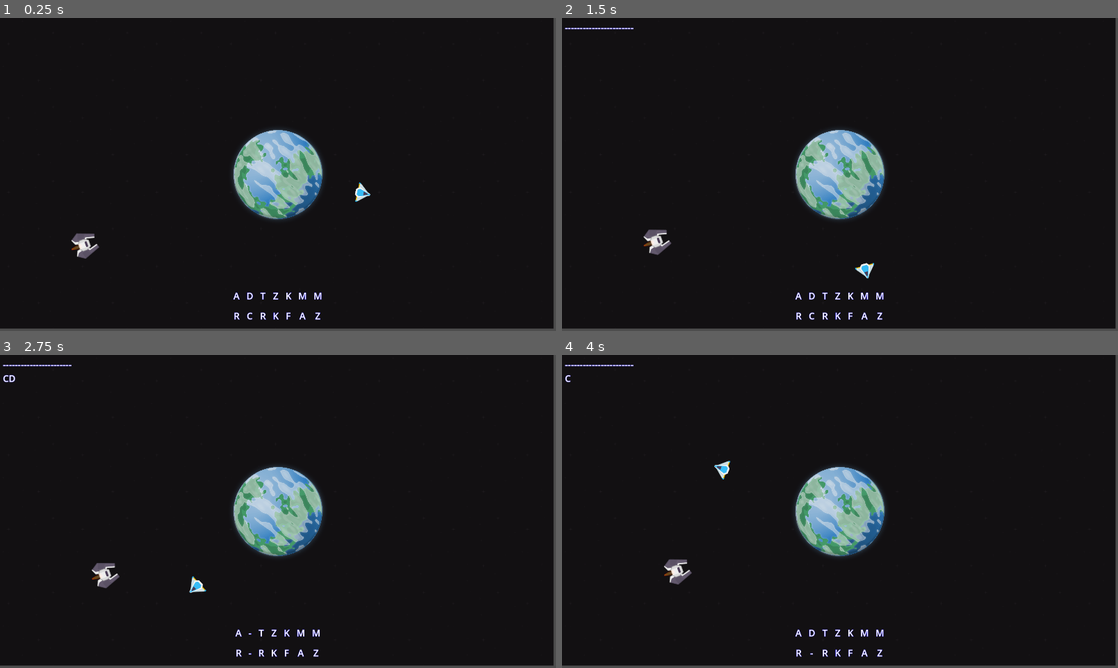
Above: before the commit, frames 1-4 (two rows, left to right).
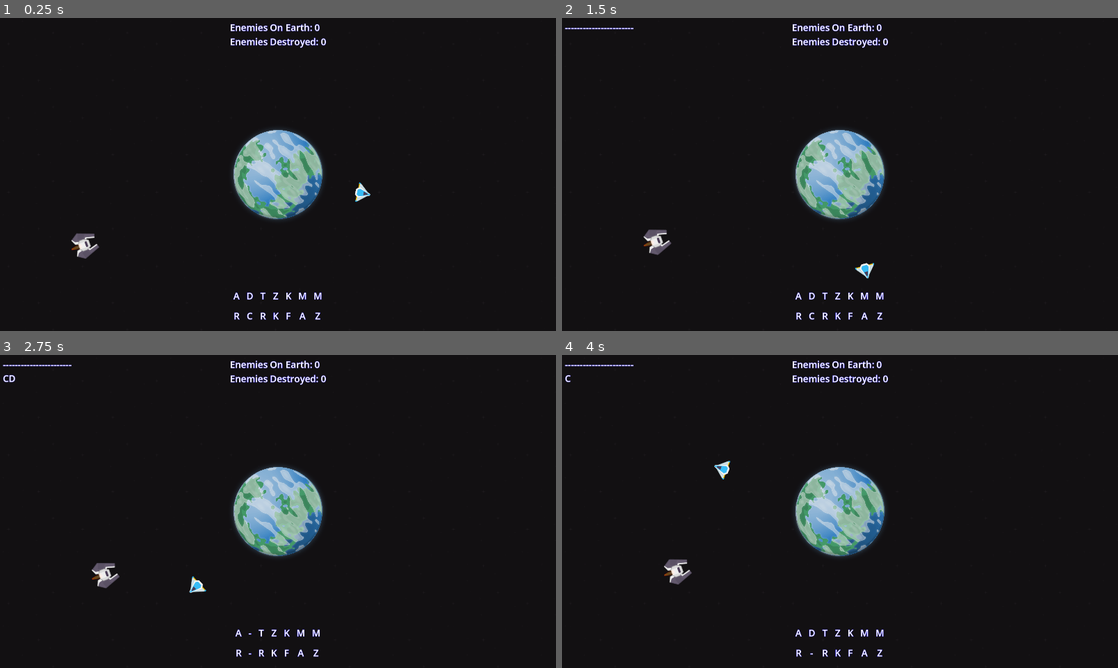
Above: after the commit, the same moments.

Repository: sameermore412/LoopWorld
Game: Godot game, scene res://scenes/levels/main_level.tscn
Same seed, same stepped clock (60 frames per second), same inputs: the game is played once before the commit and once after it.
Inputs:
- Up to frame 1 (0.25 s): no input
- Up to frame 2 (1.5 s): tap Enter (AddWord) at 0.5 s; hold Up (forward) 0.53-1.28 s; tap A (A) at 0.6 s; tap B (B) at 0.8, 1.35 s; hold Backspace (Backspace) from 1.28 s (still down)
- Up to frame 3 (2.75 s): tap C (C) at 1.55, 2.1 s; release Backspace (Backspace) at 2.03 s; hold Up (forward) from 2.03 s (still down); tap D (D) at 2.3 s
- Up to frame 4 (4 s): tap D (D) at 2.85 s; tap E (E) at 3.05, 3.6 s; release Up (forward) at 3.53 s; hold Backspace (Backspace) from 3.53 s (still down); tap G (G) at 3.8 s

The runs differ from the first frame. In frame 1, 1.8% of the frame differs, in the area x 0-100%, y 0-100%; in frame 2, 1.8%; in frame 3, 1.8%; in frame 4, 1.8%.

Commit message:
Fixing size. Adding enemies destroyed label

Diff:
--- a/scenes/enemy.gd
+++ b/scenes/enemy.gd
@@ -24,6 +24,7 @@
 
 func _on_area_entered(area: Area2D):
 	if area is Bullet:
+		GameManager1.increment_enemy_destroyed()
 		particles.emitting = true
 		sprite.visible = false
 		death_timer.start(1)
--- a/scenes/enemy.tscn
+++ b/scenes/enemy.tscn
@@ -14,30 +14,30 @@
 [sub_resource type="CircleShape2D" id="CircleShape2D_4ra3w"]
 radius = 40.7922
 
-[node name="Enemy" type="Area2D"]
+[node name="Enemy" type="Area2D" unique_id=590423036]
 script = ExtResource("1_md0e3")
 
-[node name="Sprites" type="Node2D" parent="."]
+[node name="Sprites" type="Node2D" parent="." unique_id=2129488808]
 
-[node name="Sprite2D" type="Sprite2D" parent="Sprites"]
+[node name="Sprite2D" type="Sprite2D" parent="Sprites" unique_id=1378583278]
 rotation = -1.5708
 texture = ExtResource("2_md0e3")
 
-[node name="Sprite2D2" type="Sprite2D" parent="Sprites"]
+[node name="Sprite2D2" type="Sprite2D" parent="Sprites" unique_id=343467459]
 material = SubResource("ShaderMaterial_c4w8v")
 position = Vector2(-32, 0)
 rotation = 1.5708
 scale = Vector2(1.21205, 1.23257)
 texture = ExtResource("3_4ra3w")
 
-[node name="CollisionShape2D" type="CollisionShape2D" parent="."]
+[node name="CollisionShape2D" type="CollisionShape2D" parent="." unique_id=2140919755]
 shape = SubResource("CircleShape2D_4ra3w")
 
-[node name="CPUParticles2D" parent="." instance=ExtResource("5_c4w8v")]
+[node name="CPUParticles2D" parent="." unique_id=396560923 instance=ExtResource("5_c4w8v")]
 randomness = 1.0
 emission_shape = 1
 emission_sphere_radius = 0.01
 scale_amount_curve = null
 
-[node name="Timer" type="Timer" parent="."]
+[node name="Timer" type="Timer" parent="." unique_id=78997174]
 one_shot = true
--- a/scenes/levels/main_level.tscn
+++ b/scenes/levels/main_level.tscn
@@ -18,58 +18,59 @@
 content_margin_right = 10.0
 content_margin_bottom = 10.0
 
-[node name="MainLevel" type="Node2D" node_paths=PackedStringArray("central_planet")]
+[node name="MainLevel" type="Node2D" unique_id=447490083 node_paths=PackedStringArray("central_planet")]
 script = ExtResource("1_hn3as")
 central_planet = NodePath("PlanetNode")
 
-[node name="EnemySpawner" type="Node2D" parent="."]
+[node name="EnemySpawner" type="Node2D" parent="." unique_id=824627587]
 script = ExtResource("2_h35hl")
 
-[node name="Polygon2D" type="Polygon2D" parent="EnemySpawner"]
+[node name="Polygon2D" type="Polygon2D" parent="EnemySpawner" unique_id=590444981]
 color = Color(1, 1, 1, 0)
 polygon = PackedVector2Array(-132.292, -74.7036, -132.292, -74.7036, 44.9321, -93.3587, 222.156, -102.686, 455.346, -10 …(590 unchanged characters)…
 
-[node name="Timer" type="Timer" parent="EnemySpawner"]
+[node name="Timer" type="Timer" parent="EnemySpawner" unique_id=942857059]
 wait_time = 3.0
 
-[node name="TextureRect" type="TextureRect" parent="."]
-offset_right = 1912.0
-offset_bottom = 1072.0
+[node name="TextureRect" type="TextureRect" parent="." unique_id=1757494856]
+offset_right = 1929.0
+offset_bottom = 1080.0
 texture = ExtResource("2_tkkka")
+expand_mode = 2
 stretch_mode = 1
 metadata/_edit_use_anchors_ = true
 
-[node name="PlanetNode" parent="." node_paths=PackedStringArray("player_node") instance=ExtResource("4_tkkka")]
+[node name="PlanetNode" parent="." unique_id=833700698 node_paths=PackedStringArray("player_node") instance=ExtResource("4_tkkka")]
 position = Vector2(-408, 512)
 player_node = NodePath("../PlayerNode")
 player_speed = 50
 
-[node name="Node2D" type="Node2D" parent="."]
+[node name="Node2D" type="Node2D" parent="." unique_id=95685201]
 position = Vector2(728, 504)
 
-[node name="PlayerNode" parent="." instance=ExtResource("5_geiq8")]
+[node name="PlayerNode" parent="." unique_id=1281926766 instance=ExtResource("5_geiq8")]
 z_index = 2
 position = Vector2(728, 504)
 
-[node name="Enemy" parent="." instance=ExtResource("8_kwk8y")]
+[node name="Enemy" parent="." unique_id=1149695650 instance=ExtResource("8_kwk8y")]
 position = Vector2(288, 784)
 
-[node name="CanvasLayer" type="CanvasLayer" parent="."]
-
-[node name="MarginContainer2" type="MarginContainer" parent="CanvasLayer"]
+[node name="CanvasLayer" type="CanvasLayer" parent="." unique_id=2109031592]
+
+[node name="MarginContainer2" type="MarginContainer" parent="CanvasLayer" unique_id=1991375765]
 offset_right = 256.0
 offset_bottom = 69.0
 size_flags_horizontal = 0
 theme_override_constants/margin_left = 10
 theme_override_constants/margin_top = 10
 
-[node name="WordListDisplay" type="Label" parent="CanvasLayer/MarginContainer2"]
+[node name="WordListDisplay" type="Label" parent="CanvasLayer/MarginContainer2" unique_id=1037240169]
 layout_mode = 2
 size_flags_horizontal = 3
 label_settings = ExtResource("10_c7w6w")
 script = ExtResource("7_kwk8y")
 
-[node name="MarginContainer" type="MarginContainer" parent="CanvasLayer"]
+[node name="MarginContainer" type="MarginContainer" parent="CanvasLayer" unique_id=1485366268]
 anchors_preset = 15
 anchor_right = 1.0
 anchor_bottom = 1.0
@@ -77,7 +78,7 @@
 grow_vertical = 2
 theme_override_constants/margin_bottom = 20
 
-[node name="LetterGrid" type="GridContainer" parent="CanvasLayer/MarginContainer"]
+[node name="LetterGrid" type="GridContainer" parent="CanvasLayer/MarginContainer" unique_id=1235089806]
 layout_mode = 2
 size_flags_horizontal = 6
 size_flags_vertical = 8
@@ -85,7 +86,7 @@
 columns = 7
 script = ExtResource("7_h35hl")
 
-[node name="Letter1" type="Label" parent="CanvasLayer/MarginContainer/LetterGrid"]
+[node name="Letter1" type="Label" parent="CanvasLayer/MarginContainer/LetterGrid" unique_id=2028600904]
 layout_mode = 2
 theme = ExtResource("8_c7w6w")
 text = "A"
@@ -94,7 +95,7 @@
 vertical_alignment = 1
 uppercase = true
 
-[node name="Letter2" type="Label" parent="CanvasLayer/MarginContainer/LetterGrid"]
+[node name="Letter2" type="Label" parent="CanvasLayer/MarginContainer/LetterGrid" unique_id=1329208560]
 layout_mode = 2
 theme_override_styles/normal = SubResource("StyleBoxEmpty_kwk8y")
 text = "B"
@@ -103,7 +104,7 @@
 vertical_alignment = 1
 uppercase = true
 
-[node name="Letter3" type="Label" parent="CanvasLayer/MarginContainer/LetterGrid"]
+[node name="Letter3" type="Label" parent="CanvasLayer/MarginContainer/LetterGrid" unique_id=194712667]
 layout_mode = 2
 theme_override_styles/normal = SubResource("StyleBoxEmpty_kwk8y")
 text = "C"
@@ -112,7 +113,7 @@
 vertical_alignment = 1
 uppercase = true
 
-[node name="Letter4" type="Label" parent="CanvasLayer/MarginContainer/LetterGrid"]
+[node name="Letter4" type="Label" parent="CanvasLayer/MarginContainer/LetterGrid" unique_id=1593776701]
 layout_mode = 2
 theme_override_styles/normal = SubResource("StyleBoxEmpty_kwk8y")
 text = "D"
@@ -121,7 +122,7 @@
 vertical_alignment = 1
 uppercase = true
 
-[node name="Letter5" type="Label" parent="CanvasLayer/MarginContainer/LetterGrid"]
+[node name="Letter5" type="Label" parent="CanvasLayer/MarginContainer/LetterGrid" unique_id=440385509]
 layout_mode = 2
 theme_override_styles/normal = SubResource("StyleBoxEmpty_kwk8y")
 text = "E"
@@ -130,7 +131,7 @@
 vertical_alignment = 1
 uppercase = true
 
-[node name="Lettter6" type="Label" parent="CanvasLayer/MarginContainer/LetterGrid"]
+[node name="Lettter6" type="Label" parent="CanvasLayer/MarginContainer/LetterGrid" unique_id=1642061703]
 layout_mode = 2
 theme_override_styles/normal = SubResource("StyleBoxEmpty_kwk8y")
 text = "F"
@@ -139,7 +140,7 @@
 vertical_alignment = 1
 uppercase = true
 
-[node name="Letter7" type="Label" parent="CanvasLayer/MarginContainer/LetterGrid"]
+[node name="Letter7" type="Label" parent="CanvasLayer/MarginContainer/LetterGrid" unique_id=1767621328]
 layout_mode = 2
 theme_override_styles/normal = SubResource("StyleBoxEmpty_kwk8y")
 text = "G"
@@ -148,7 +149,7 @@
 vertical_alignment = 1
 uppercase = true
 
-[node name="Letter8" type="Label" parent="CanvasLayer/MarginContainer/LetterGrid"]
+[node name="Letter8" type="Label" parent="CanvasLayer/MarginContainer/LetterGrid" unique_id=1370222152]
 layout_mode = 2
 theme_override_styles/normal = SubResource("StyleBoxEmpty_kwk8y")
 text = "H"
@@ -157,7 +158,7 @@
 vertical_alignment = 1
 uppercase = true
 
-[node name="Letter9" type="Label" parent="CanvasLayer/MarginContainer/LetterGrid"]
+[node name="Letter9" type="Label" parent="CanvasLayer/MarginContainer/LetterGrid" unique_id=47972535]
 layout_mode = 2
 theme_override_styles/normal = SubResource("StyleBoxEmpty_kwk8y")
 text = "I"
@@ -166,52 +167,52 @@
 vertical_alignment = 1
 uppercase = true
 
-[node name="Letter10" type="Label" parent="CanvasLayer/MarginContainer/LetterGrid"]
-layout_mode = 2
-theme_override_styles/normal = SubResource("StyleBoxEmpty_kwk8y")
-text = "J"
-label_settings = ExtResource("10_c7w6w")
-horizontal_alignment = 1
-vertical_alignment = 1
-uppercase = true
-
-[node name="Letter11" type="Label" parent="CanvasLayer/MarginContainer/LetterGrid"]
-layout_mode = 2
-theme_override_styles/normal = SubResource("StyleBoxEmpty_kwk8y")
-text = "J"
-label_settings = ExtResource("10_c7w6w")
-horizontal_alignment = 1
-vertical_alignment = 1
-uppercase = true
-
-[node name="Letter12" type="Label" parent="CanvasLayer/MarginContainer/LetterGrid"]
-layout_mode = 2
-theme_override_styles/normal = SubResource("StyleBoxEmpty_kwk8y")
-text = "J"
-label_settings = ExtResource("10_c7w6w")
-horizontal_alignment = 1
-vertical_alignment = 1
-uppercase = true
-
-[node name="Letter13" type="Label" parent="CanvasLayer/MarginContainer/LetterGrid"]
-layout_mode = 2
-theme_override_styles/normal = SubResource("StyleBoxEmpty_kwk8y")
-text = "J"
-label_settings = ExtResource("10_c7w6w")
-horizontal_alignment = 1
-vertical_alignment = 1
-uppercase = true
-
-[node name="Letter14" type="Label" parent="CanvasLayer/MarginContainer/LetterGrid"]
-layout_mode = 2
-theme_override_styles/normal = SubResource("StyleBoxEmpty_kwk8y")
-text = "J"
-label_settings = ExtResource("10_c7w6w")
-horizontal_alignment = 1
-vertical_alignment = 1
-uppercase = true
-
-[node name="MarginContainer3" type="MarginContainer" parent="CanvasLayer"]
+[node name="Letter10" type="Label" parent="CanvasLayer/MarginContainer/LetterGrid" unique_id=1587699606]
+layout_mode = 2
+theme_override_styles/normal = SubResource("StyleBoxEmpty_kwk8y")
+text = "J"
+label_settings = ExtResource("10_c7w6w")
+horizontal_alignment = 1
+vertical_alignment = 1
+uppercase = true
+
+[node name="Letter11" type="Label" parent="CanvasLayer/MarginContainer/LetterGrid" unique_id=368642529]
+layout_mode = 2
+theme_override_styles/normal = SubResource("StyleBoxEmpty_kwk8y")
+text = "J"
+label_settings = ExtResource("10_c7w6w")
+horizontal_alignment = 1
+vertical_alignment = 1
+uppercase = true
+
+[node name="Letter12" type="Label" parent="CanvasLayer/MarginContainer/LetterGrid" unique_id=707009022]
+layout_mode = 2
+theme_override_styles/normal = SubResource("StyleBoxEmpty_kwk8y")
+text = "J"
+label_settings = ExtResource("10_c7w6w")
+horizontal_alignment = 1
+vertical_alignment = 1
+uppercase = true
+
+[node name="Letter13" type="Label" parent="CanvasLayer/MarginContainer/LetterGrid" unique_id=1036087915]
+layout_mode = 2
+theme_override_styles/normal = SubResource("StyleBoxEmpty_kwk8y")
+text = "J"
+label_settings = ExtResource("10_c7w6w")
+horizontal_alignment = 1
+vertical_alignment = 1
+uppercase = true
+
+[node name="Letter14" type="Label" parent="CanvasLayer/MarginContainer/LetterGrid" unique_id=2124328437]
+layout_mode = 2
+theme_override_styles/normal = SubResource("StyleBoxEmpty_kwk8y")
+text = "J"
+label_settings = ExtResource("10_c7w6w")
+horizontal_alignment = 1
+vertical_alignment = 1
+uppercase = true
+
+[node name="MarginContainer3" type="MarginContainer" parent="CanvasLayer" unique_id=1500066786]
 anchors_preset = 5
 anchor_left = 0.5
 anchor_right = 0.5
@@ -221,9 +222,20 @@
 grow_horizontal = 2
 theme_override_constants/margin_top = 10
 
-[node name="ScoreLabel" type="Label" parent="CanvasLayer/MarginContainer3"]
-layout_mode = 2
-label_settings = ExtResource("10_c7w6w")
-horizontal_alignment = 1
+[node name="VBoxContainer" type="VBoxContainer" parent="CanvasLayer/MarginContainer3" unique_id=1702798502]
+layout_mode = 2
+
+[node name="EnemyOnPlanetLabel" type="Label" parent="CanvasLayer/MarginContainer3/VBoxContainer" unique_id=222700949]
+layout_mode = 2
+text = "0"
+label_settings = ExtResource("10_c7w6w")
 vertical_alignment = 1
 script = ExtResource("11_erkku")
+
+[node name="EnemyDestroyedLabel" type="Label" parent="CanvasLayer/MarginContainer3/VBoxContainer" unique_id=721322610]
+layout_mode = 2
+text = "Hi"
+label_settings = ExtResource("10_c7w6w")
+script = ExtResource("11_erkku")
+current_label_type = 1
+metadata/_custom_type_script = "uid://di761mkx1n2ch"
--- a/scenes/levels/score_label.gd
+++ b/scenes/levels/score_label.gd
@@ -2,8 +2,23 @@
 
 class_name ScoreLabel
 
+enum LabelType {
+	ENEMIES_ON_EARTH,
+	ENEMIES_DESTROYED
+}
+
+@export var current_label_type: LabelType
+
 func _ready() -> void:
-	GameManager1.connect("on_enemy_entered_earth", on_enemy_entered_earth)
+	if (current_label_type == LabelType.ENEMIES_ON_EARTH):
+		text = "Enemies On Earth: 0"
+		GameManager1.connect("on_enemy_entered_earth", on_enemy_entered_earth)
+	elif (current_label_type == LabelType.ENEMIES_DESTROYED):
+		text = "Enemies Destroyed: 0"
+		GameManager1.connect("on_enemy_destroyed", on_enemy_destroyed)
 
 func on_enemy_entered_earth(totalCount: int):
-	text = "" + str(totalCount)
+	text = "Enemies On Earth:" + str(totalCount)
+
+func on_enemy_destroyed(totalCount: int):
+	text = "Enemies Destroyed:" + str(totalCount)
--- a/scenes/planet.tscn
+++ b/scenes/planet.tscn
@@ -6,17 +6,18 @@
 
 [sub_resource type="CircleShape2D" id="CircleShape2D_ggt7d"]
 
-[node name="PlanetNode" type="Area2D"]
+[node name="PlanetNode" type="Area2D" unique_id=1140714277]
 script = ExtResource("1_ggt7d")
 player_speed = 25
 
-[node name="Sprite2D" type="Sprite2D" parent="."]
+[node name="Sprite2D" type="Sprite2D" parent="." unique_id=2123667128]
 scale = Vector2(0.3, 0.3)
 texture = ExtResource("2_0k1rn")
 
-[node name="DebugTarget" parent="." instance=ExtResource("3_48b8c")]
+[node name="DebugTarget" parent="." unique_id=1714730833 instance=ExtResource("3_48b8c")]
 unique_name_in_owner = true
 visible = false
 
-[node name="CollisionShape2D" type="CollisionShape2D" parent="."]
+[node name="CollisionShape2D" type="CollisionShape2D" parent="." unique_id=914007933]
+scale = Vector2(-10.999058, 11.015906)
 shape = SubResource("CircleShape2D_ggt7d")
--- a/scripts/game_manager_1.gd
+++ b/scripts/game_manager_1.gd
@@ -1,9 +1,15 @@
 extends Node
 
-signal on_enemy_entered_earth(total_cound: int)
+signal on_enemy_entered_earth(total_count: int)
+signal on_enemy_destroyed(total_count: int)
 
 var total_enemy_on_planet = 0
+var enemy_destroyed_counter = 0
 
 func increment_total_enemy_on_planet():
 	total_enemy_on_planet += 1
 	on_enemy_entered_earth.emit(total_enemy_on_planet)
+
+func increment_enemy_destroyed():
+	enemy_destroyed_counter += 1
+	on_enemy_destroyed.emit(enemy_destroyed_counter)
Not shown: 1 places in scenes/enemy.tscn that only renumber resources
Not shown: 1 places in scenes/levels/main_level.tscn that only renumber resources
Not shown: 1 places in scenes/planet.tscn that only renumber resources
